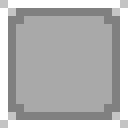
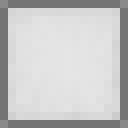
Two versions of the same layered image (128x128). Layer-by-layer changes:
painted on "Pasted Layer" over [0, 0, 128, 128]
painted on "Background" over [0, 0, 128, 128]
